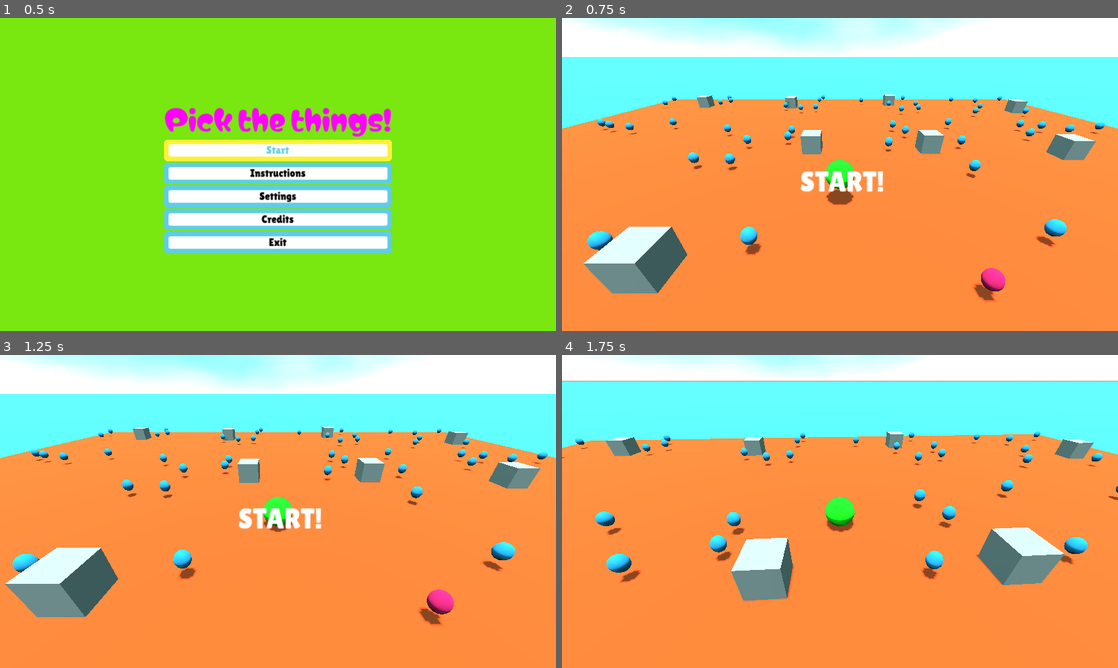
Above: before the commit, frames 1-4 (two rows, left to right).
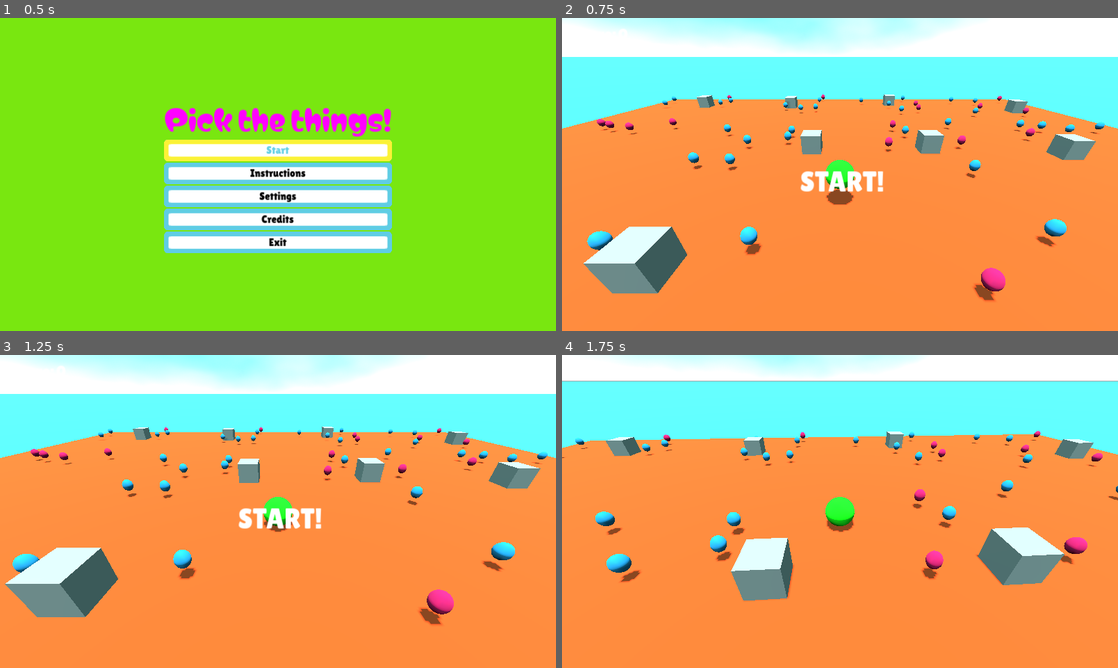
Above: after the commit, the same moments.

Repository: tfcb93/pick-up-the-things
Game: Godot game, scene res://Scenes/Start_screen.tscn
The game is run twice, just before and just after one commit, with the same random seed, the same clock (stepped at 60 frames per second) and the same inputs.
Inputs (mouse positions are in pixels of both pictures, inside the frame that each line leads up to):
- Up to frame 1 (0.5 s): no input
- Up to frame 2 (0.75 s): click "Start" at 0.5 s
- Up to frame 3 (1.25 s): no input
- Up to frame 4 (1.75 s): tap Enter at 1.25 s; move the mouse to (867, 511) at 1.27 s; hold Up (move_forward) from 1.28 s (still down)

Frame 1 is identical in both runs. In frame 2, 0.3% of the frame differs, in the area x 6-86%, y 24-42%; in frame 3, 0.3%; in frame 4, 0.6%, in the area x 18-98%, y 24-69%.

Commit message:
Fixes problems with probability of time collectables; change globals names to follow code standards

Diff:
--- a/Scripts/CameraPivot.gd
+++ b/Scripts/CameraPivot.gd
@@ -1,4 +1,4 @@
-extends SpringArm3D
+extends SpringArm3D;
 
 @onready var camera = $Camera3D;
 
@@ -12,13 +12,13 @@
 	set_as_top_level(true);
 
 func _process(_delta: float) -> void:
-	if not WorldGlobals.timeIsOut and not WorldGlobals.gameIsStop:
+	if not globals.timeIsOut and not globals.gameIsStop:
 		_camera_movement();
 	else:
 		game_stop_camera();
 
 func _unhandled_input(event: InputEvent) -> void:
-	if not WorldGlobals.gameIsStop:
+	if not globals.gameIsStop:
 		if event is InputEventMouseMotion:
 			rotation_degrees.y -= event.relative.x * mouse_sensibility;
 			rotation_degrees.y = wrapf(rotation_degrees.y, 0.0, 360.0);
--- a/Scripts/Collectable.gd
+++ b/Scripts/Collectable.gd
@@ -16,10 +16,10 @@
 
 func _on_body_entered(body):
 	if (body.name == 'Player'):
-		Events.emit_signal("collectable_picked");
+		events.emit_signal("collectable_picked");
 		if addTime != 0:
-			Events.emit_signal("_add_time",addTime);
-		WorldGlobals.totalCollected += 1;
+			events.emit_signal("_add_time",addTime);
+		globals.totalCollected += 1;
 		queue_free();
 
 
--- a/Scripts/Collectables_list.gd
+++ b/Scripts/Collectables_list.gd
@@ -5,7 +5,7 @@
 @export_range(1.0, 2.0, 0.1) var min_obstacle_distance: float = 1.2;
 @export_range(1.0, 2.0, 0.1) var min_collectable_distance: float = 1.0;
 @export_range(1.0, 2.0, 0.1) var min_player_distance: float = 1.0;
-@export_range(30, 70, 1) var timer_collectable_probability := 0; ## Probability of a timer collectable (add 1 second on your timer) to appear in the field. I decided to close between 30 and 70 since I'm not shure about the probability distribution.
+@export_range(30, 70, 1) var timer_collectable_probability := 30; ## Probability of a timer collectable (add 1 second on your timer) to appear in the field. I decided to close between 30 and 70 since I'm not shure about the probability distribution.
 
 var timer_collectables_generated := 0;
 
@@ -17,7 +17,7 @@
 		var col_x := randf_range(area_x_0, area_x_1);
 		var col_z := randf_range(area_z_0, area_z_1);
 		var collectable_pos := Vector3(col_x, 0, col_z);
-		if (collectable_pos.distance_squared_to(PlayerGlobals.initial_position) < min_player_distance):
+		if (collectable_pos.distance_squared_to(player_globals.initial_position) < min_player_distance):
 			continue;
 		if (collectable_pos.distance_squared_to(sub_area_obstacle_pos) < min_obstacle_distance):
 			continue;
@@ -34,7 +34,7 @@
 		new_collectable.position = collectable_pos;
 		# I think this is not uniform distribution, but it's easy to implement
 		var time_probability := randi_range(0, 100);
-		if (time_probability <= timer_collectable_probability and timer_collectables_generated < WorldGlobals.game_max_timer_collectables):
+		if (time_probability <= timer_collectable_probability and timer_collectables_generated < globals.game_max_timer_collectables):
 			new_collectable.change_add_time(1);
 			timer_collectables_generated += 1;
 		new_collectable_pos.push_back(collectable_pos);
@@ -42,5 +42,6 @@
 		remaning_collectables_in_area -= 1;
 
 func reset() -> void:
+	timer_collectables_generated = 0;
 	for child in get_children():
 		child.queue_free();
--- a/Scripts/End_menu.gd
+++ b/Scripts/End_menu.gd
@@ -13,7 +13,7 @@
 
 
 func _on_restart_pressed() -> void:
-	Events.emit_signal("_restart_game");
+	events.emit_signal("_restart_game");
 
 
 func _on_restart_visibility_changed() -> void:
--- a/Scripts/Game.gd
+++ b/Scripts/Game.gd
@@ -5,15 +5,15 @@
 @onready var pause_screen := $"Pause Menu";
 
 func _ready() -> void:
-	Events._is_unpaused.connect(_on_unpause);
-	Events.connect("_game_stop", _on_game_stop);
-	Events.connect("_restart_game", _on_game_restart);
+	events._is_unpaused.connect(_on_unpause);
+	events.connect("_game_stop", _on_game_stop);
+	events.connect("_restart_game", _on_game_restart);
 	pause_screen.visible = false;
 	Input.mouse_mode = Input.MOUSE_MODE_CAPTURED;
 
 func _process(_delta: float) -> void:
 	# Detect if it's in game and open the menu screen
-	if Input.is_action_just_pressed("pause") and not WorldGlobals.gameIsStop:
+	if Input.is_action_just_pressed("pause") and not globals.gameIsStop:
 		isPaused = not isPaused;
 		if isPaused == true:
 			_on_pause();
@@ -24,7 +24,7 @@
 
 
 func _on_pause() -> void:
-	Events.emit_signal("_is_paused");
+	events.emit_signal("_is_paused");
 	get_tree().paused = true;
 	Input.mouse_mode = Input.MOUSE_MODE_VISIBLE;
 
--- a/Scripts/Ground.gd
+++ b/Scripts/Ground.gd
@@ -21,7 +21,7 @@
 @export_range(0.1, 5, 0.1) var sub_area_padding := 1.5;
 
 func _ready() -> void:
-	Events._restart_game.connect(_on_restart_game);
+	events._restart_game.connect(_on_restart_game);
 
 	# make area proportional to the number of obstacles using a ratio
 	total_ground_area = Vector3(side_area_division * area_ratio, 1, side_area_division * area_ratio);
@@ -36,8 +36,8 @@
 
 func generate_per_sub_area() -> void:
 	var divided_size := total_ground_area.x / side_area_division;
-	var remaining_collectables := WorldGlobals.totalCollectables;
-	var max_collectable_per_area := WorldGlobals.totalCollectables / side_area_division ** 2;
+	var remaining_collectables := globals.totalCollectables;
+	var max_collectable_per_area := globals.totalCollectables / side_area_division ** 2;
 	for x in side_area_division:
 		for z in side_area_division:
 			var area_x_0 := ((x * divided_size) + sub_area_padding) + area_size_shift;
--- a/Scripts/Main.gd
+++ b/Scripts/Main.gd
@@ -5,39 +5,39 @@
 @onready var player := $Player;
 
 func _ready():
-	Events._timer_end.connect(game_finished);
-	Events._restart_game.connect(_on_restart_game);
+	events._timer_end.connect(game_finished);
+	events._restart_game.connect(_on_restart_game);
 	endMenu.visible = false;
 	start_game();
 
 func _process(_delta: float) -> void:
-	if(WorldGlobals.totalCollected == WorldGlobals.totalCollectables):
-		Events.emit_signal("_win");
-		WorldGlobals.gameIsStop = true;
-		Events.emit_signal("_game_stop");
+	if(globals.totalCollected == globals.totalCollectables):
+		events.emit_signal("_win");
+		globals.gameIsStop = true;
+		events.emit_signal("_game_stop");
 		endMenu.visible = true;
 
 
 func start_game() -> void:
-	Events.emit_signal("_timer_start");
+	events.emit_signal("_timer_start");
 
 func game_finished() -> void:
-	WorldGlobals.gameIsStop = true;
-	if(WorldGlobals.totalCollected == WorldGlobals.totalCollectables):
-		Events.emit_signal("_win");
-		Events.emit_signal("_game_stop");
+	globals.gameIsStop = true;
+	if(globals.totalCollected == globals.totalCollectables):
+		events.emit_signal("_win");
+		events.emit_signal("_game_stop");
 		endMenu.visible = true;
 	else:
-		Events.emit_signal("_lose");
-		Events.emit_signal("_game_stop");
+		events.emit_signal("_lose");
+		events.emit_signal("_game_stop");
 		endMenu.visible = true;
 
 func _on_restart_game() -> void:
 	endMenu.visible = false;
 	player.position = Vector3.ZERO;
-	WorldGlobals.gameIsStop = false;
-	WorldGlobals.gameTime = WorldGlobals.game_initial_time;
-	WorldGlobals.totalCollectables = WorldGlobals.game_initial_total_collectable;
-	WorldGlobals.totalCollected = 0;
-	PlayerGlobals.score = 0;
+	globals.gameIsStop = false;
+	globals.gameTime = globals.game_initial_time;
+	globals.totalCollectables = globals.game_initial_total_collectable;
+	globals.totalCollected = 0;
+	player_globals.score = 0;
 	start_game();
--- a/Scripts/Obstacles_list.gd
+++ b/Scripts/Obstacles_list.gd
@@ -11,7 +11,7 @@
 		var sub_z := randf_range(area_z_0, area_z_1);
 
 		obstacle_pos = Vector3(sub_x, 0, sub_z);
-		if (obstacle_pos.distance_squared_to(PlayerGlobals.initial_position) < min_player_distance):
+		if (obstacle_pos.distance_squared_to(player_globals.initial_position) < min_player_distance):
 			continue;
 		var new_obstacle := obstacle_instance.instantiate();
 		add_child(new_obstacle);
--- a/Scripts/Pause_menu.gd
+++ b/Scripts/Pause_menu.gd
@@ -3,11 +3,11 @@
 @onready var focus_button := $VBoxContainer/Back;
 
 func _ready():
-	Events._is_paused.connect(_on_open_menu);
+	events._is_paused.connect(_on_open_menu);
 
 func _on_reset_pressed():
-	Events.emit_signal("_restart_game");
-	Events.emit_signal("_is_unpaused");
+	events.emit_signal("_restart_game");
+	events.emit_signal("_is_unpaused");
 
 
 func _on_exit_pressed():
@@ -20,4 +20,4 @@
 
 
 func _on_back_pressed():
-	Events.emit_signal("_is_unpaused");
+	events.emit_signal("_is_unpaused");
--- a/Scripts/Player.gd
+++ b/Scripts/Player.gd
@@ -12,11 +12,11 @@
 func _physics_process(delta: float) -> void:
 	if not is_on_floor():
 		velocity.y -= gravity * delta
-	if not WorldGlobals.timeIsOut:
+	if not globals.timeIsOut:
 		_movement(delta);
 
 func _movement(_delta: float) -> void:
-	if not WorldGlobals.gameIsStop:
+	if not globals.gameIsStop:
 		var input_dir := Input.get_vector("move_left","move_right", "move_forward", "move_back")
 		var direction := (transform.basis * Vector3(input_dir.x, 0, input_dir.y)).normalized()
 		direction = direction.rotated(Vector3.UP, camera_pivot.rotation.y).normalized();
--- a/Scripts/UI.gd
+++ b/Scripts/UI.gd
@@ -5,10 +5,10 @@
 @onready var timerLabel := $"HBoxContainer2/Text - Timer";
 
 func _ready() -> void:
-	Events.connect("collectable_picked", increase_score);
-	Events._timer_start.connect(start_timer);
-	Events._add_time.connect(_on_add_time);
-	Events.connect("_game_stop", _on_game_stop);
+	events.connect("collectable_picked", increase_score);
+	events._timer_start.connect(start_timer);
+	events._add_time.connect(_on_add_time);
+	events.connect("_game_stop", _on_game_stop);
 	runTimer.timeout.connect(game_stop);
 
 func _process(_delta: float) -> void:
@@ -17,22 +17,22 @@
 
 # Não deveria ter como aumentar o score aqui, só atualizar
 func increase_score() -> void:
-	PlayerGlobals.score += 1;
-	scoreLabel.text = str(PlayerGlobals.score);
+	player_globals.score += 1;
+	scoreLabel.text = str(player_globals.score);
 
 
 # Eu também acho que não deveria começar o timer por aqui, mas sim por outra fonte. Aqui deveria só mostrar o tempo
 # Eu posso olhar o exemplo inicial do godot para ver como ele cuida do tempo, pois ficar enviando sinal toda vez que o tempo muda é ruim
 func start_timer() -> void:
-	runTimer.start(WorldGlobals.gameTime);
-	WorldGlobals.timeIsOut = false;
-	scoreLabel.text = str(PlayerGlobals.score);
+	runTimer.start(globals.gameTime);
+	globals.timeIsOut = false;
+	scoreLabel.text = str(player_globals.score);
 
 func game_stop() -> void:
 	timerLabel.text = "0:000"; # Yeah yeah, I know...
 	runTimer.stop();
-	WorldGlobals.timeIsOut = true;
-	Events.emit_signal("_timer_end");
+	globals.timeIsOut = true;
+	events.emit_signal("_timer_end");
 
 func _on_game_stop() -> void:
 	runTimer.stop();
--- a/Scripts/Window_Text.gd
+++ b/Scripts/Window_Text.gd
@@ -6,10 +6,10 @@
 @onready var final_score: Label = $BoxContainer/final_score
 
 func _ready() -> void:
-	Events._timer_start.connect(start_game);
-	Events.connect("_restart_game", _on_restart_game);
-	Events.connect("_win", _on_win);
-	Events.connect("_lose", _on_lose);
+	events._timer_start.connect(start_game);
+	events.connect("_restart_game", _on_restart_game);
+	events.connect("_win", _on_win);
+	events.connect("_lose", _on_lose);
 	timer.timeout.connect(clean_label);
 
 
@@ -19,11 +19,11 @@
 
 func _on_win() -> void:
 	label.text = "YOU WIN!";
-	final_score.text = "Your final score is: %d" % PlayerGlobals.score;
+	final_score.text = "Your final score is: %d" % player_globals.score;
 
 func _on_lose() -> void:
 	label.text = "YOU LOSE!";
-	final_score.text = "Your final score is: %d" % PlayerGlobals.score;
+	final_score.text = "Your final score is: %d" % player_globals.score;
 
 func _on_restart_game() -> void:
 	label.text = "";
--- a/project.godot
+++ b/project.godot
@@ -17,9 +17,9 @@
 
 [autoload]
 
-Events="*res://Scripts/Events.gd"
-PlayerGlobals="*res://Scripts/PlayerGlobals.gd"
-WorldGlobals="*res://Scripts/WorldGlobals.gd"
+events="*res://Scripts/Events.gd"
+player_globals="*res://Scripts/PlayerGlobals.gd"
+globals="*res://Scripts/WorldGlobals.gd"
 
 [debug]
 
